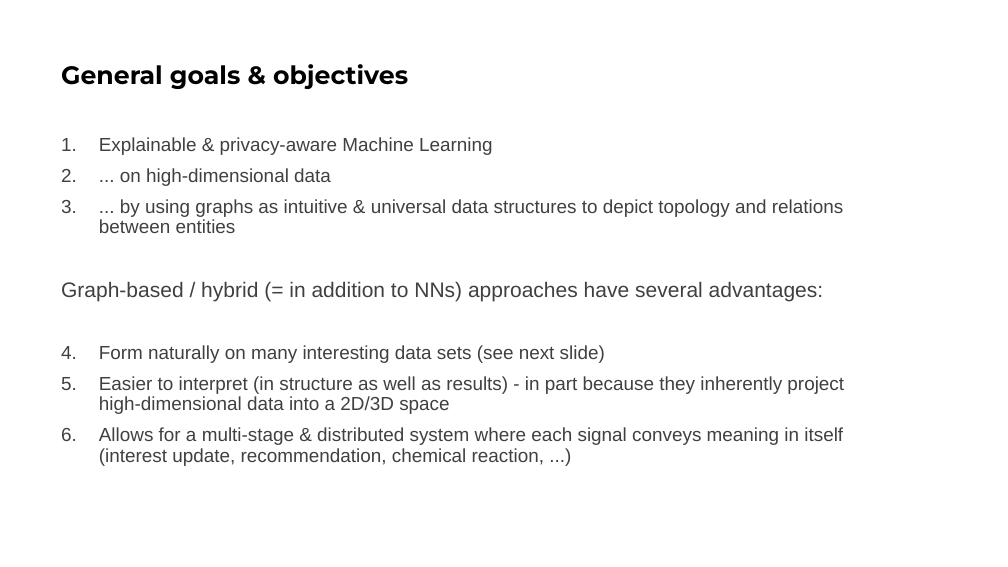
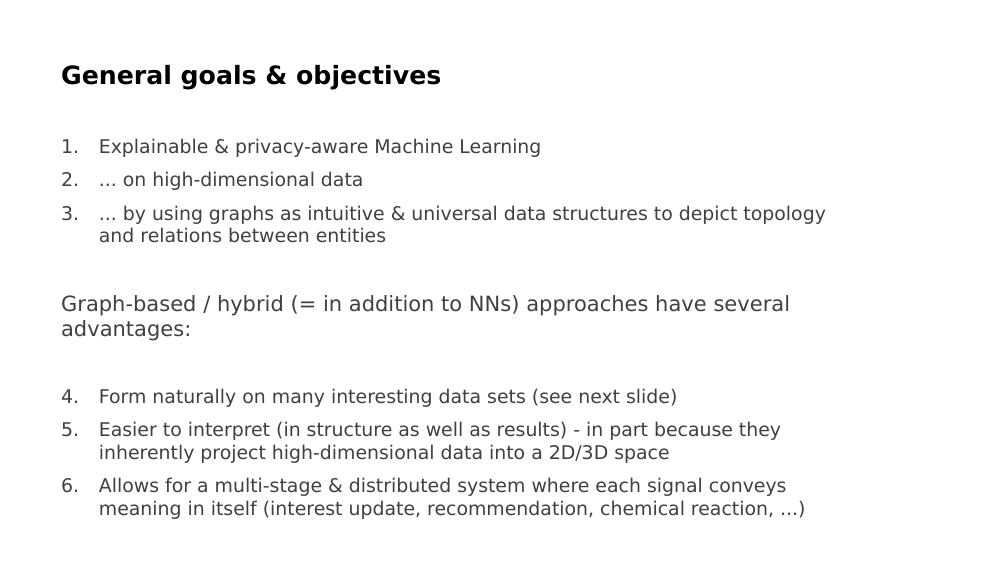
Before and after one commit to cassinius/phd-presentations, a slide deck: slide 2 of 2020/graph_parallelism_types_EU/EU_presentation.pptx. Drawn at 1008x567 pixels with LibreOffice and Linux fonts; fonts in the diff are those of the drawing. Boxes give left, top, right and bottom in pixels: in the first picture for what was removed or moved away, otherwise in the second. Text is boxed around its words. In the diff, an @@ line names an element or a change of style, - is before the commit and + after.

```diff
--- a/2020/graph_parallelism_types_EU/EU_presentation.pptx
+++ b/2020/graph_parallelism_types_EU/EU_presentation.pptx
@@ title "General goals & objectives" at (61, 65, 441, 90): font Montserrat to DejaVu Sans @@
@@ text "Explainable & privacy-aware Machine Learning" at (61, 138, 825, 519): font Arial to DejaVu Sans; line spacing 0.9 to 1 @@
```
Also in this commit, not shown: 8 other slides changed, 1 other file.
